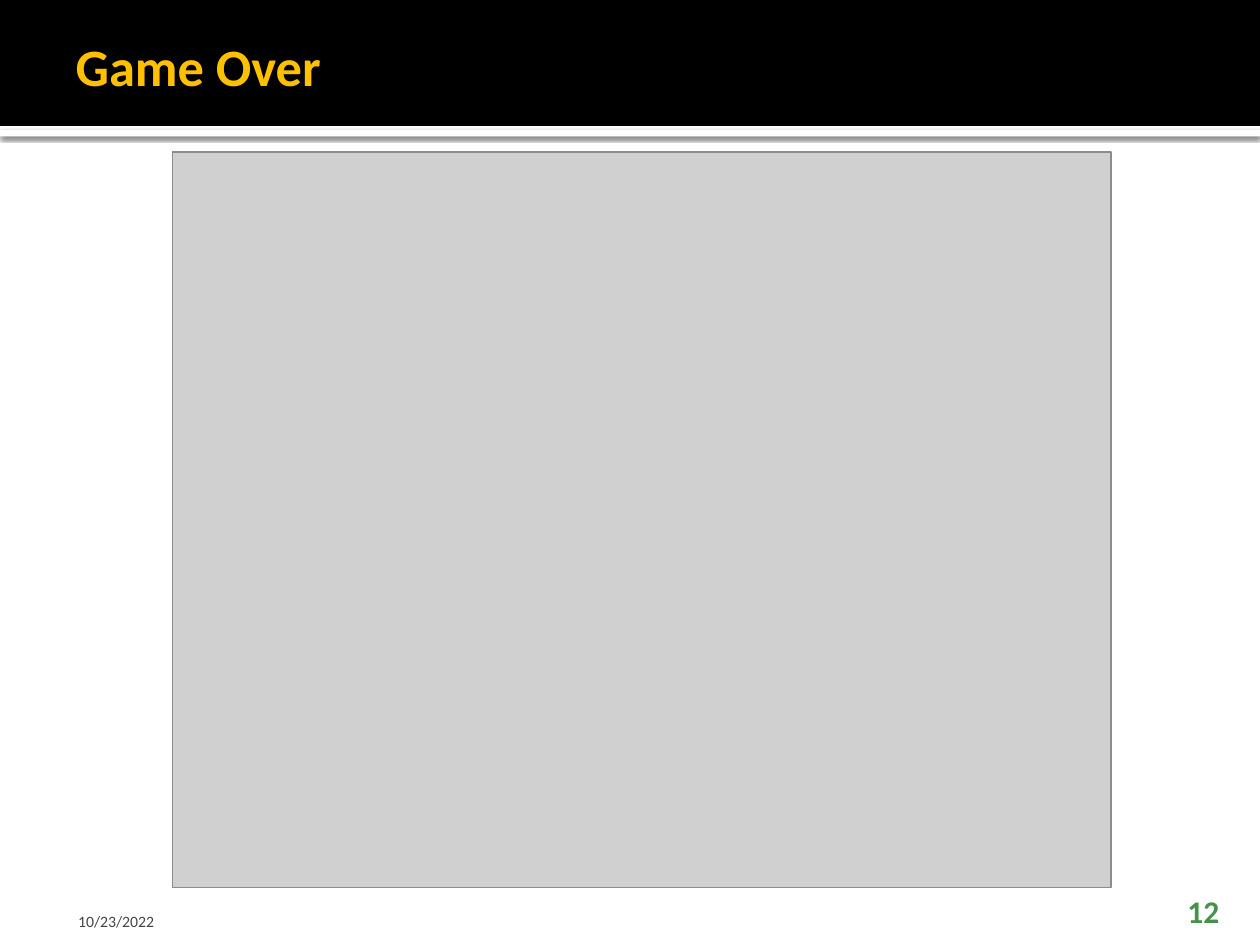
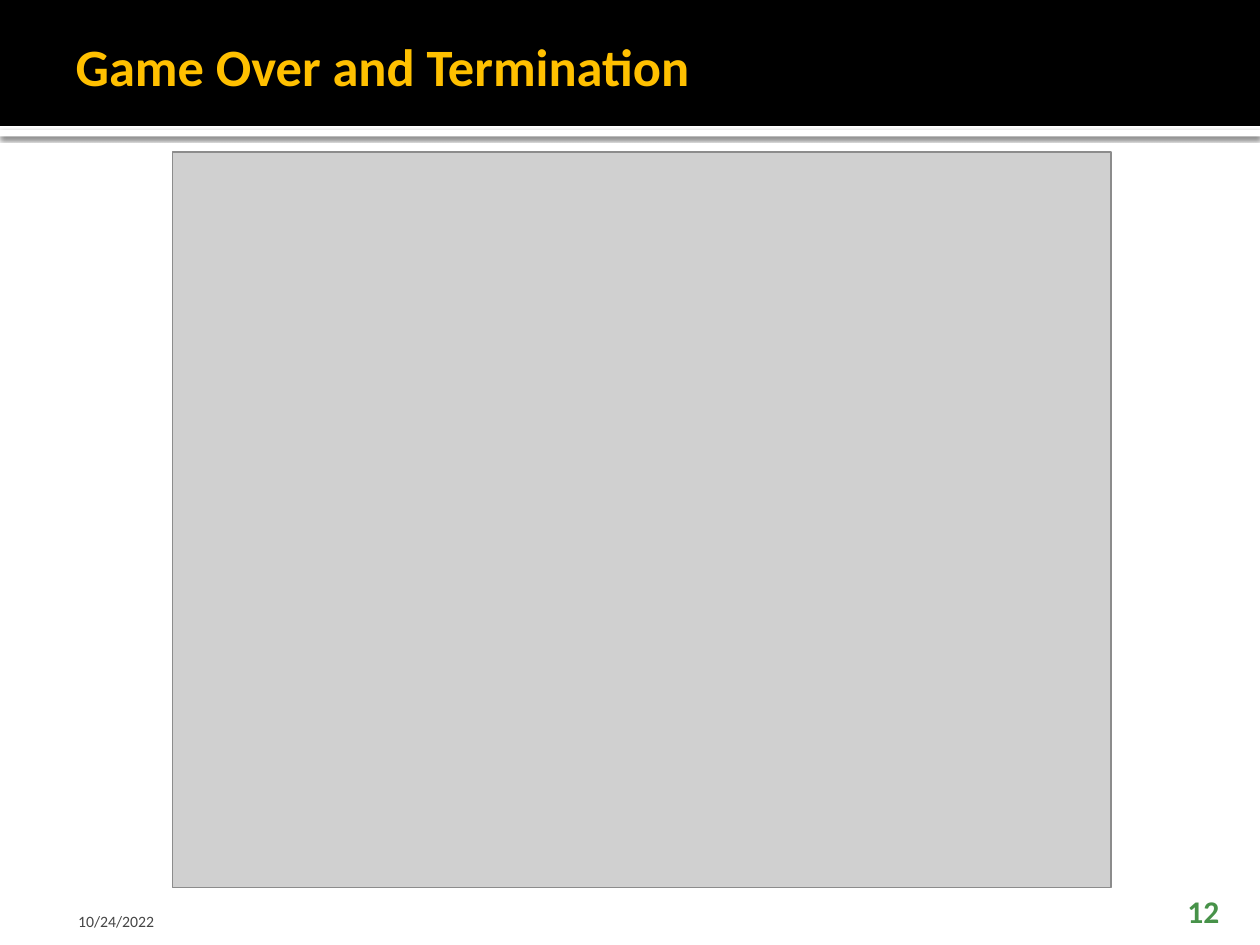
Before and after one commit to FaisalAhmedBijoy/Shooter-Aircraft-Game-using-PyGame-Library, a slide deck: slide 12 of docs/Shooting_aircraft_breakout_pygame.pptx. Drawn at 1260x945 pixels with LibreOffice and Linux fonts; fonts in the diff are those of the drawing; grey boxes stand for pictures. Boxes give left, top, right and bottom in pixels: in the first picture for what was removed or moved away, otherwise in the second. Text is boxed around its words. In the diff, an @@ line names an element or a change of style, - is before the commit and + after.

```diff
--- a/docs/Shooting_aircraft_breakout_pygame.pptx
+++ b/docs/Shooting_aircraft_breakout_pygame.pptx
@@ title at (76, 49, 690, 87): text changed @@
-Game Over
+Game Over and Termination
@@ text at (78, 916, 154, 928): text changed @@
-10/23/2022
+10/24/2022
```
Also in this commit, not shown: 9 other slides changed, 1 slide removed, 2 other files.
